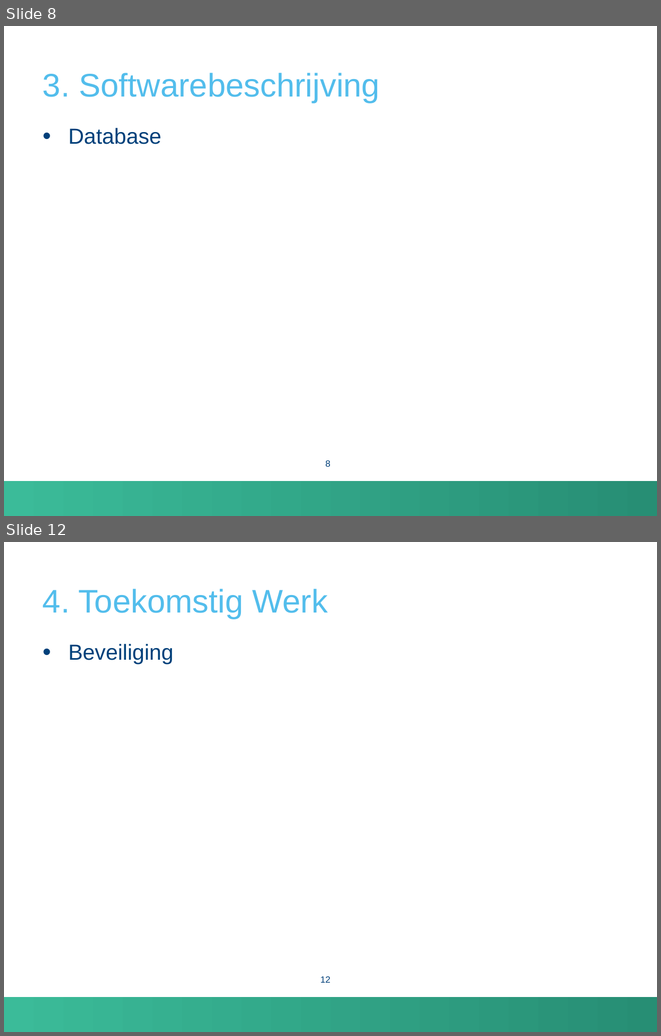
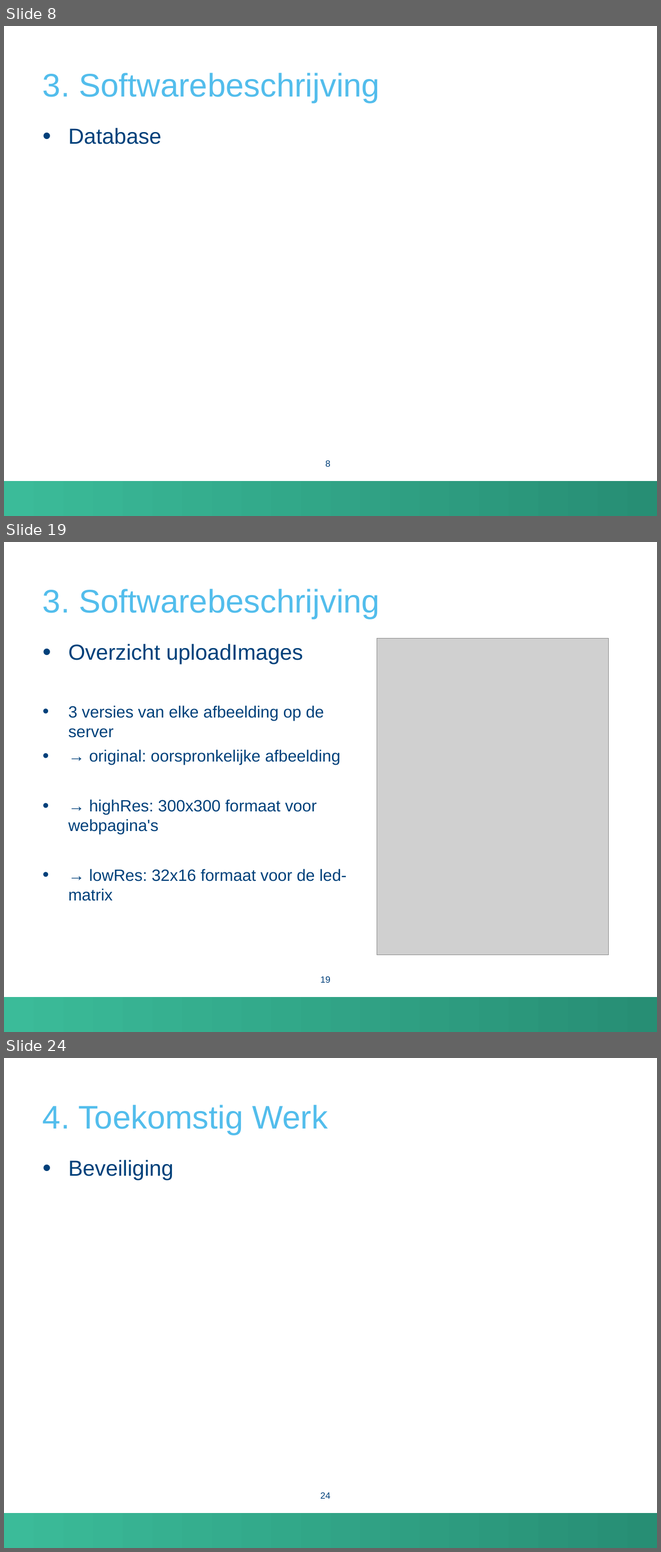
Before and after one commit to FrancisHoste00/AcaBachProject2, a slide deck: Presentatie.pptx. Shown one above the other, each under a label of ours: slides 8 and 12 before the commit, slides 8, 19 and 24 after it; the slides between them are not shown. The pictures are 661x1036 and 661x1552 pixels, drawn with LibreOffice and Linux fonts; fonts in the diff are those of the drawing; grey boxes stand for pictures; background and template pictures are left out. Boxes give left, top, right and bottom in pixels: in the first picture for what was removed or moved away, otherwise in the second. Text is boxed around its words. In the diff, an @@ line names an element or a change of style, - is before the commit and + after.

```diff
--- a/Presentatie.pptx
+++ b/Presentatie.pptx
@@ slide 19 added at (x1=4, y1=542, x2=657, y2=1032), background #FFFFFF; not listed: 1 template element that a slide beside it also shows @@
@@ title added at (x1=43, y1=589, x2=380, y2=618), 36 pt, text #52BDEC @@
+3. Softwarebeschrijving
@@ text added at (x1=68, y1=644, x2=346, y2=901), 18 pt, text #00407A @@
+• Overzicht uploadImages
+• 3 versies van elke afbeelding op de server
+• → original: oorspronkelijke afbeelding
+• → highRes: 300x300 formaat voor webpagina's
+• → lowRes: 32x16 formaat voor de led-matrix
@@ picture added at (x1=377, y1=638, x2=609, y2=955) @@
@@ page number added at (x1=320, y1=976, x2=330, y2=982), 10 pt, text #00407A @@
+19
@@ what was slide 12 is now slide 24 @@
@@ page number at (x1=320, y1=1492, x2=330, y2=1498): text changed @@
-12
+24
```
Also in this commit, not shown: 5 slides changed, 11 other slides added.
